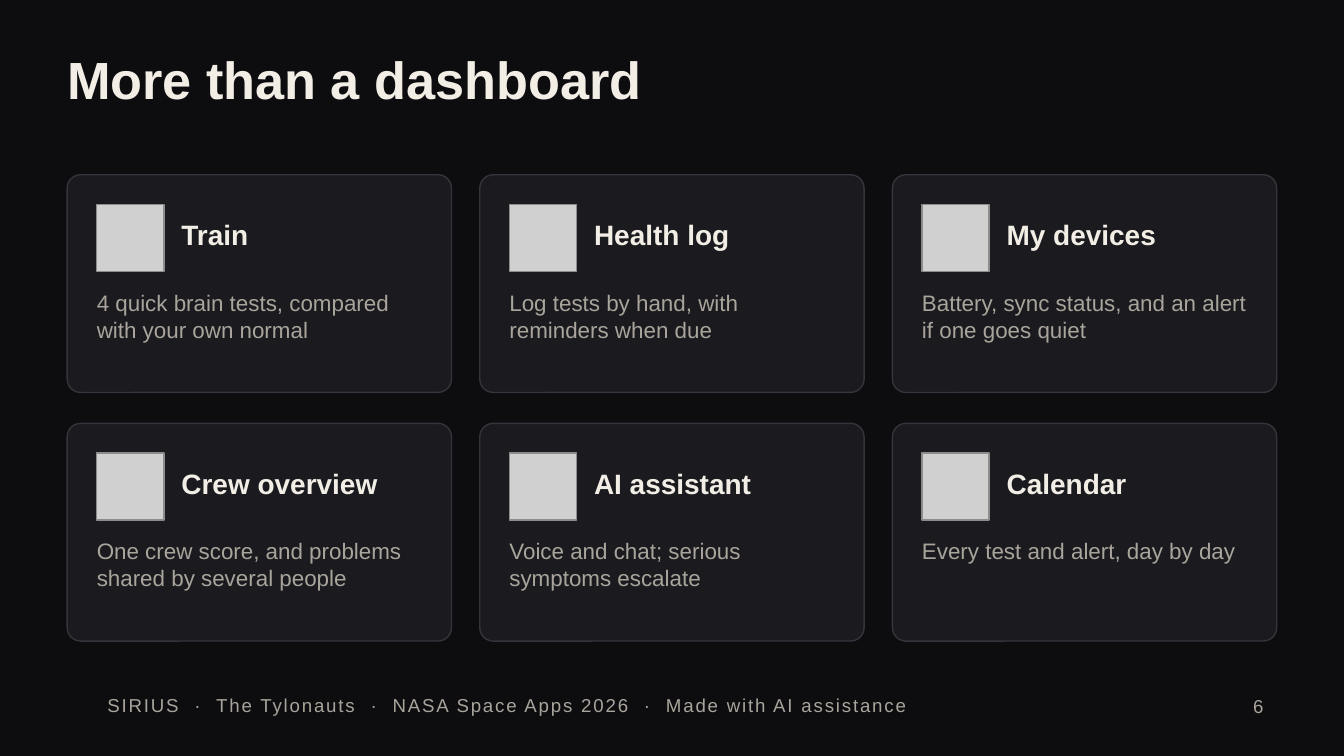
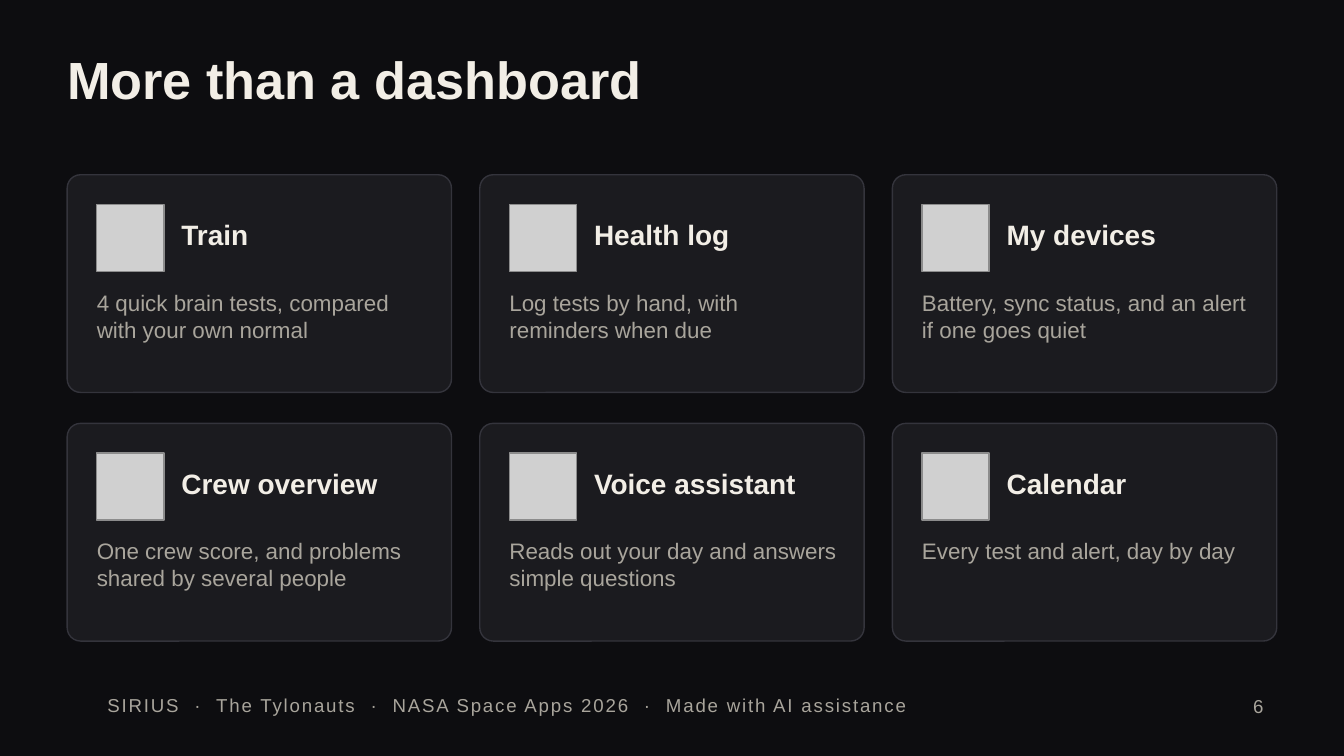
Before and after one commit to Abdulla-AlBassam/space-apps-hackathon-tylanauts, a slide deck: slide 6 of docs/pitch/Sirius_demo_deck.pptx. Drawn at 1344x756 pixels with LibreOffice and Linux fonts; fonts in the diff are those of the drawing; grey boxes stand for pictures; background and template pictures are left out. Boxes give left, top, right and bottom in pixels: in the first picture for what was removed or moved away, otherwise in the second. Text is boxed around its words. In the diff, an @@ line names an element or a change of style, - is before the commit and + after.

```diff
--- a/docs/pitch/Sirius_demo_deck.pptx
+++ b/docs/pitch/Sirius_demo_deck.pptx
@@ text at [594,473,795,495]: text changed @@
-AI assistant
+Voice assistant
@@ text at [509,543,836,591]: text changed @@
-Voice and chat; serious symptoms escalate
+Reads out your day and answers simple questions
```
Also in this commit, not shown: 2 other slides changed, 3 other files.
